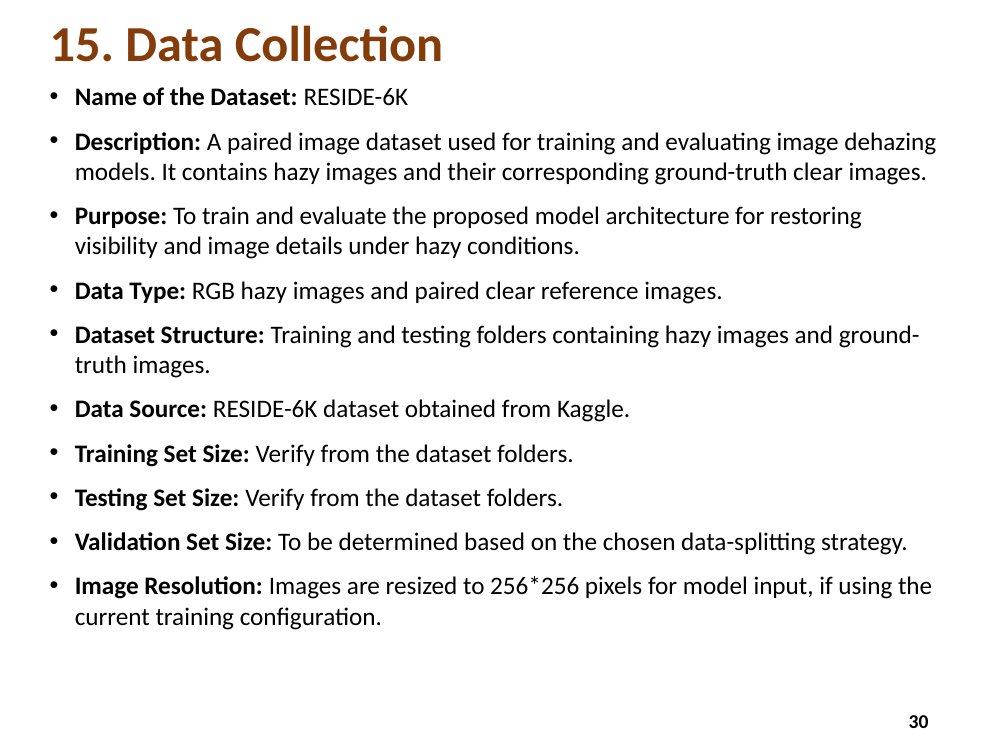
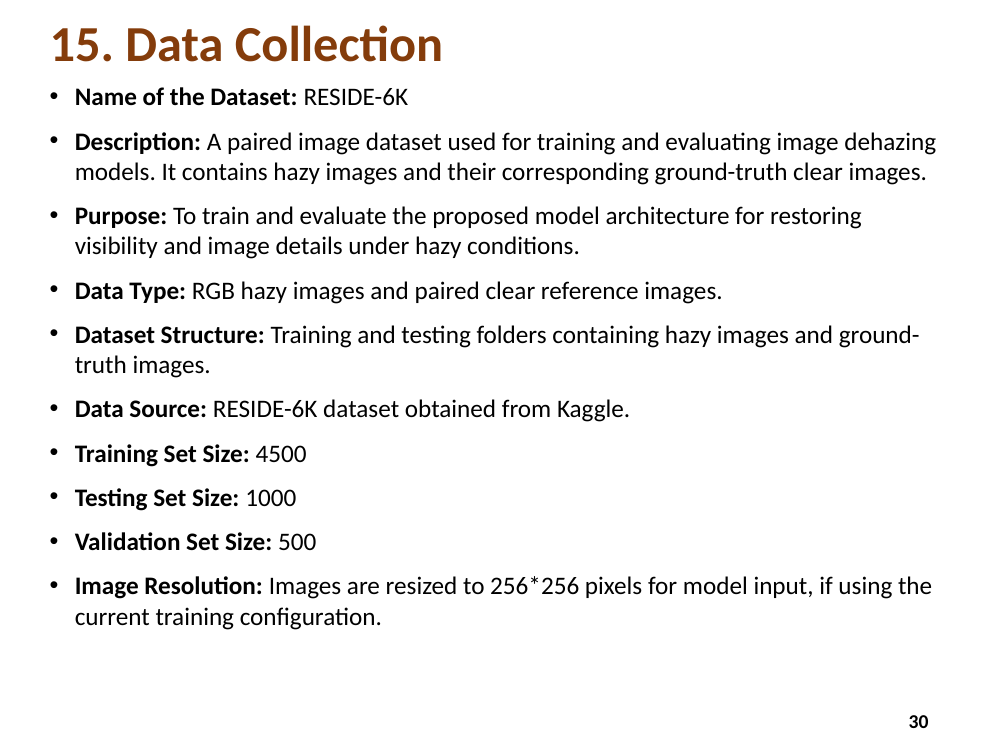
Before and after one commit to pbhargavreddy/mini_project, a slide deck: slide 30 of documentation/PPT'S/image_dehazing_v2.pptx. Drawn at 1008x756 pixels with LibreOffice and Linux fonts; fonts in the diff are those of the drawing. Boxes give left, top, right and bottom in pixels: in the first picture for what was removed or moved away, otherwise in the second. Text is boxed around its words. In the diff, an @@ line names an element or a change of style, - is before the commit and + after.

```diff
--- a/documentation/PPT'S/image_dehazing_v2.pptx
+++ b/documentation/PPT'S/image_dehazing_v2.pptx
@@ text at [75, 444, 316, 551]: text changed; bold on @@
-• Training Set Size: Verify from the dataset folders.
-• Testing Set Size: Verify from the dataset folders.
-• Validation Set Size: To be determined based on the chosen data-splitting strategy.
+• Training Set Size: 4500
+• Testing Set Size: 1000
+• Validation Set Size: 500
```
Also in this commit, not shown: 5 other slides changed, 8 other files.
